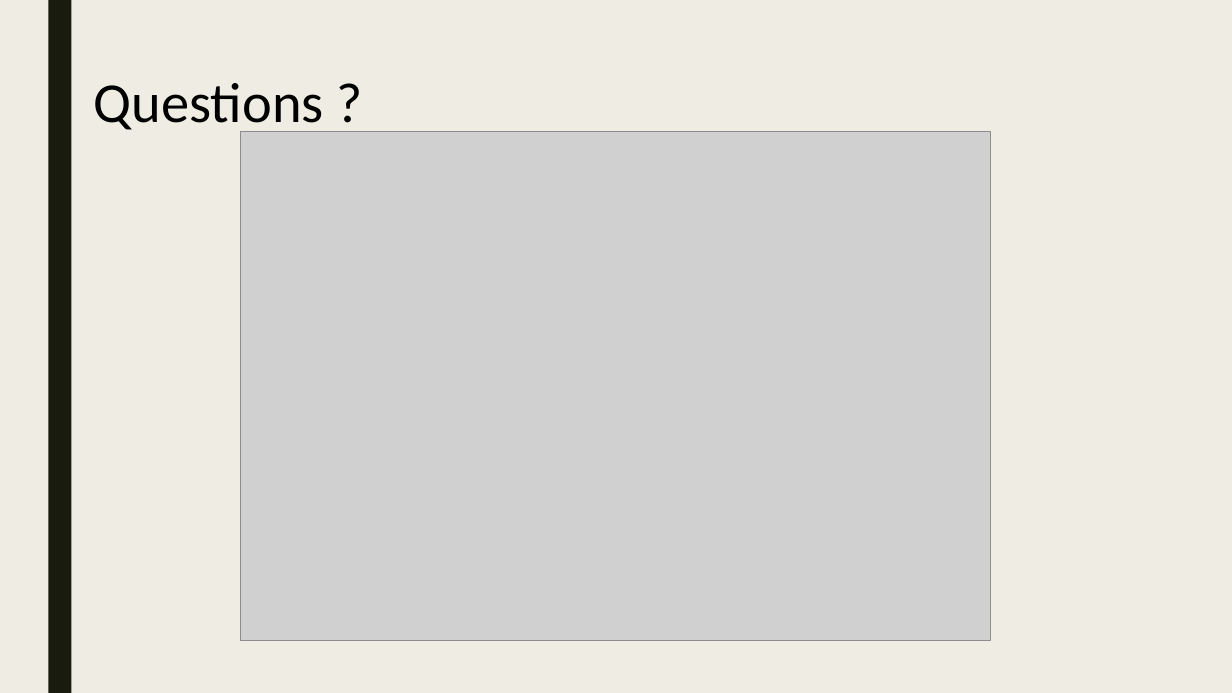
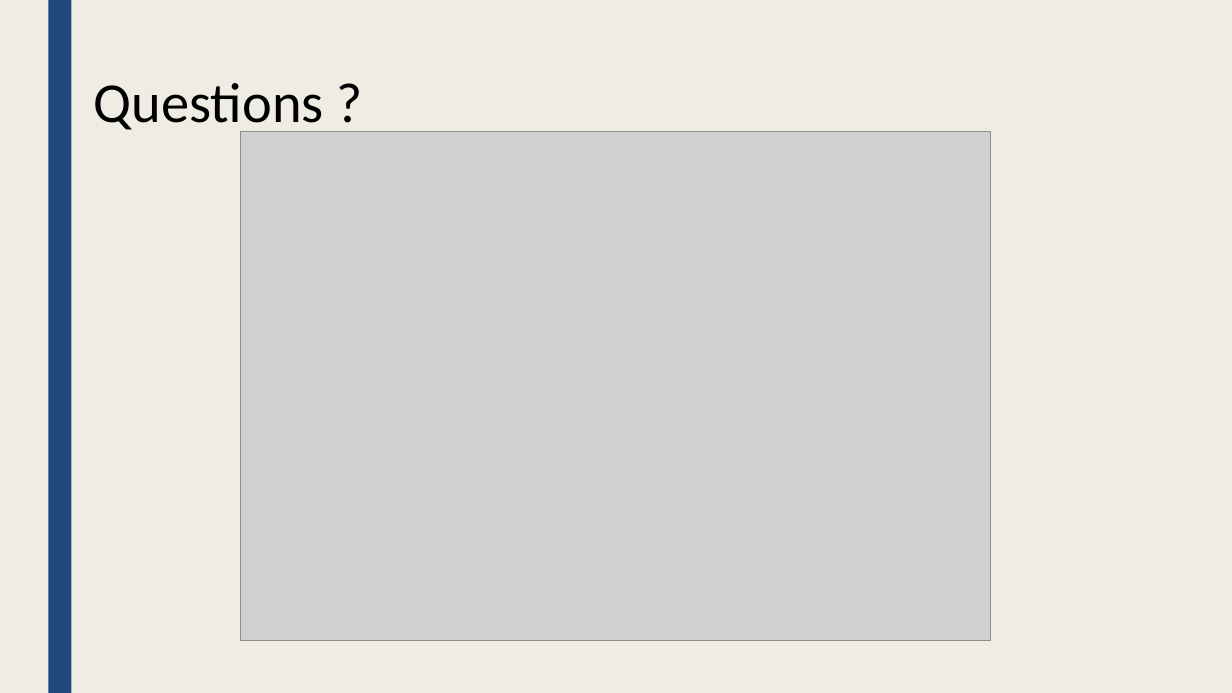
Before and after one commit to inefix/Key-Value-Store, a slide deck: slide 14 of presentation/KVS_presentation.pptx. Drawn at 1232x693 pixels with LibreOffice and Linux fonts; fonts in the diff are those of the drawing; grey boxes stand for pictures. Boxes give left, top, right and bottom in pixels: in the first picture for what was removed or moved away, otherwise in the second. Text is boxed around its words. In the diff, an @@ line names an element or a change of style, - is before the commit and + after.

```diff
--- a/presentation/KVS_presentation.pptx
+++ b/presentation/KVS_presentation.pptx
@@ rectangle at box(48, 0, 71, 693): fill #191B0E to #1F497D @@
```
Also in this commit, not shown: 13 other slides changed.
